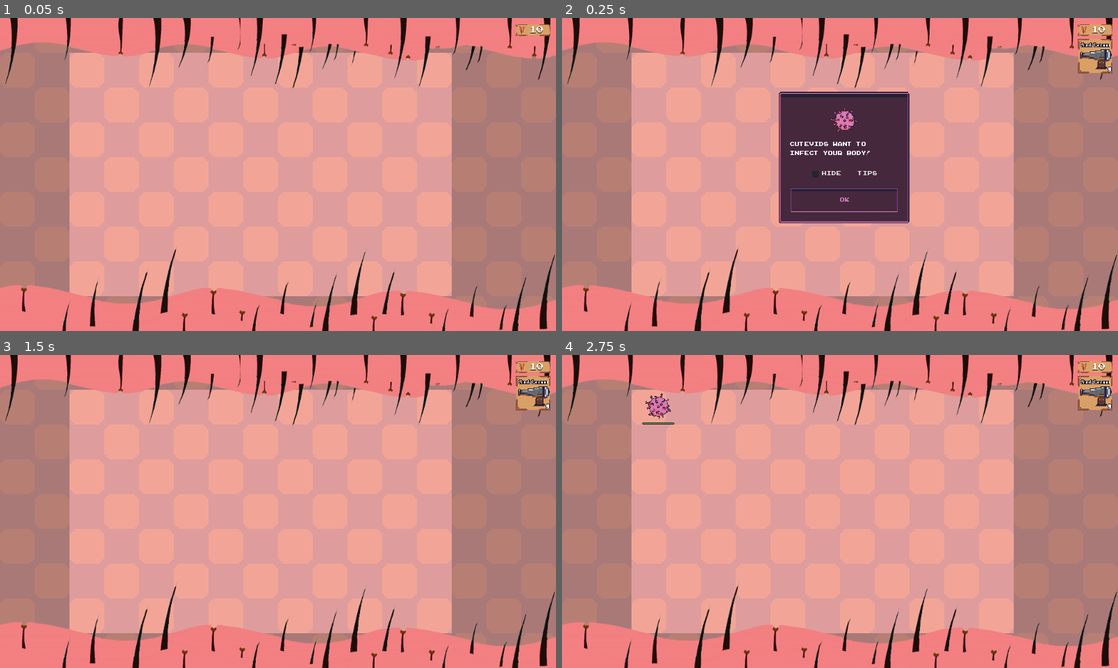
Above: before the commit, frames 1-4 (two rows, left to right).
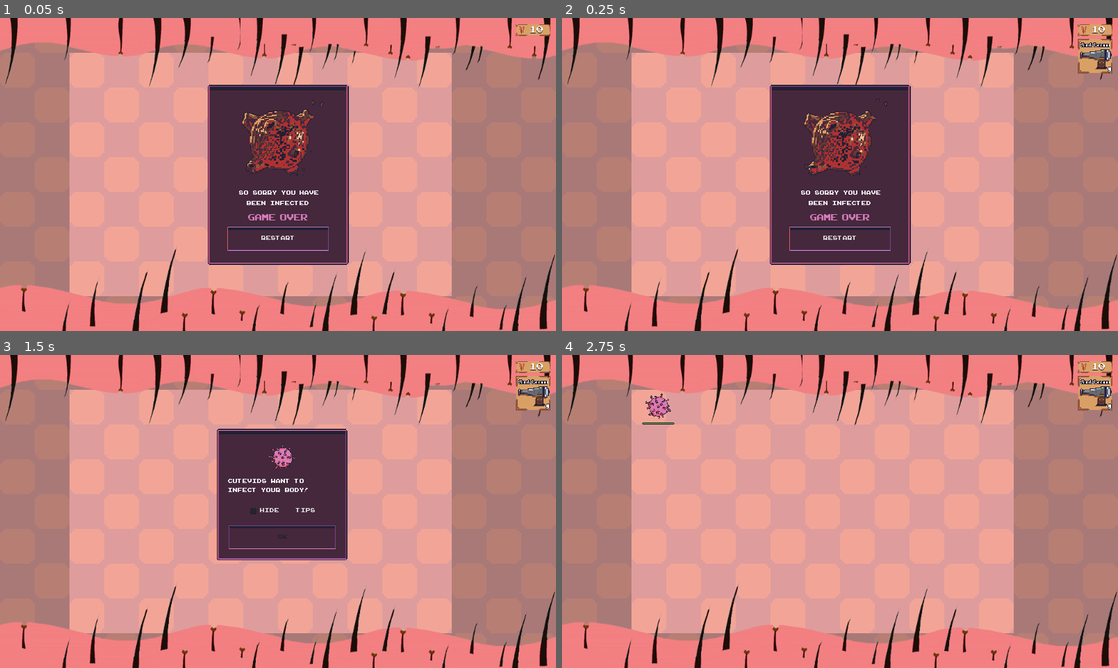
Above: after the commit, the same moments.

Repository: TeamKebab/GodotWildJam23
Game: Godot game, scene res://src/Main.tscn
Same seed, same stepped clock (60 frames per second), same inputs: the game is played once before the commit and once after it. Sound files missing from this copy of the repository are replaced by a short silence.
Inputs (mouse positions are in pixels of both pictures, inside the frame that each line leads up to):
- Up to frame 1 (0.05 s): no input
- Up to frame 2 (0.25 s): no input
- Up to frame 3 (1.5 s): click (278, 574) at 0.5 s, where only the run after the commit has a clickable "Restart"; click "Ok" at 1.25 s
- Up to frame 4 (2.75 s): click (845, 536) at 2 s, where only the run after the commit has a clickable "Ok"

The runs differ from the first frame. In frame 1, 15% of the frame differs, in the area x 37-63%, y 21-79%; in frame 2, 7.7%; in frame 3, 9.9%; in frame 4, nothing differs.

Commit message:
game over

Diff:
--- a/src/Main.tscn
+++ b/src/Main.tscn
@@ -18,6 +18,7 @@
 [ext_resource path="res://src/Main.gd" type="Script" id=16]
 [ext_resource path="res://src/entities/defenses/HairPlaceholder.tscn" type="PackedScene" id=17]
 [ext_resource path="res://src/resources/SnotCanonCard.tres" type="Texture" id=18]
+[ext_resource path="res://assets/sprites/queen-vid.png" type="Texture" id=19]
 [ext_resource path="res://src/resources/SnotWallCard.tres" type="Texture" id=21]
 [ext_resource path="res://src/resources/NoseHairCard.tres" type="Texture" id=23]
 [ext_resource path="res://src/resources/StickyCannonCard.tres" type="Texture" id=25]
@@ -31,6 +32,62 @@
 [ext_resource path="res://assets/sfx/defense_placement.wav" type="AudioStream" id=36]
 [ext_resource path="res://src/resources/arcade-font-big.tres" type="DynamicFont" id=37]
 [ext_resource path="res://src/resources/TooltipPanel.tres" type="StyleBox" id=38]
+
+[sub_resource type="AtlasTexture" id=1]
+atlas = ExtResource( 19 )
+region = Rect2( 0, 0, 192, 192 )
+
+[sub_resource type="AtlasTexture" id=2]
+atlas = ExtResource( 19 )
+region = Rect2( 192, 0, 192, 192 )
+
+[sub_resource type="AtlasTexture" id=3]
+atlas = ExtResource( 19 )
+region = Rect2( 384, 0, 192, 192 )
+
+[sub_resource type="AtlasTexture" id=4]
+atlas = ExtResource( 19 )
+region = Rect2( 576, 0, 192, 192 )
+
+[sub_resource type="AtlasTexture" id=5]
+atlas = ExtResource( 19 )
+region = Rect2( 768, 0, 192, 192 )
+
+[sub_resource type="AtlasTexture" id=6]
+atlas = ExtResource( 19 )
+region = Rect2( 960, 0, 192, 192 )
+
+[sub_resource type="AtlasTexture" id=7]
+atlas = ExtResource( 19 )
+region = Rect2( 1152, 0, 192, 192 )
+
+[sub_resource type="AtlasTexture" id=8]
+atlas = ExtResource( 19 )
+region = Rect2( 1344, 0, 192, 192 )
+
+[sub_resource type="AtlasTexture" id=9]
+atlas = ExtResource( 19 )
+region = Rect2( 1536, 0, 192, 192 )
+
+[sub_resource type="AtlasTexture" id=10]
+atlas = ExtResource( 19 )
+region = Rect2( 1728, 0, 192, 192 )
+
+[sub_resource type="AtlasTexture" id=11]
+atlas = ExtResource( 19 )
+region = Rect2( 1920, 0, 192, 192 )
+
+[sub_resource type="AtlasTexture" id=12]
+atlas = ExtResource( 19 )
+region = Rect2( 2112, 0, 192, 192 )
+
+[sub_resource type="SpriteFrames" id=13]
+animations = [ {
+"frames": [ SubResource( 1 ), SubResource( 2 ), SubResource( 3 ), SubResource( 4 ), SubResource( 5 ), SubResource( 6 ), SubResource( 7 ), SubResource( 8 ), SubResource( 9 ), SubResource( 10 ), SubResource( 11 ), SubResource( 12 ) ],
+"loop": true,
+"name": "default",
+"speed": 5.0
+} ]
 
 [node name="Game" type="Node"]
 script = ExtResource( 16 )
@@ -306,15 +363,14 @@
 
 [node name="GameOverPanel" type="PanelContainer" parent="GUI"]
 pause_mode = 2
-visible = false
 anchor_left = 0.5
 anchor_top = 0.5
 anchor_right = 0.5
 anchor_bottom = 0.5
 margin_left = -129.5
-margin_top = -101.5
+margin_top = -165.5
 margin_right = 129.5
-margin_bottom = 101.5
+margin_bottom = 165.5
 size_flags_horizontal = 4
 size_flags_vertical = 6
 custom_styles/panel = ExtResource( 38 )
@@ -326,24 +382,37 @@
 margin_left = 15.0
 margin_top = 15.0
 margin_right = 244.0
-margin_bottom = 188.0
+margin_bottom = 316.0
 custom_constants/margin_right = 20
-custom_constants/margin_top = 20
+custom_constants/margin_top = 10
 custom_constants/margin_left = 20
-custom_constants/margin_bottom = 20
+custom_constants/margin_bottom = 10
 
 [node name="VBoxContainer" type="VBoxContainer" parent="GUI/GameOverPanel/MarginContainer"]
 margin_left = 20.0
-margin_top = 20.0
+margin_top = 10.0
 margin_right = 209.0
-margin_bottom = 153.0
+margin_bottom = 291.0
 rect_clip_content = true
 alignment = 2
 
+[node name="MarginContainer" type="MarginContainer" parent="GUI/GameOverPanel/MarginContainer/VBoxContainer"]
+margin_right = 189.0
+margin_bottom = 160.0
+custom_constants/margin_right = 180
+custom_constants/margin_top = 160
+custom_constants/margin_left = 0
+
+[node name="AnimatedSprite" type="AnimatedSprite" parent="GUI/GameOverPanel/MarginContainer/VBoxContainer/MarginContainer"]
+position = Vector2( 96, 70 )
+frames = SubResource( 13 )
+frame = 1
+playing = true
+
 [node name="Label2" type="Label" parent="GUI/GameOverPanel/MarginContainer/VBoxContainer"]
-margin_top = 16.0
+margin_top = 164.0
 margin_right = 189.0
-margin_bottom = 53.0
+margin_bottom = 201.0
 custom_fonts/font = ExtResource( 34 )
 custom_colors/font_color = Color( 1, 1, 1, 1 )
 text = "So sorry, you have been infected"
@@ -351,9 +420,9 @@
 autowrap = true
 
 [node name="Label" type="Label" parent="GUI/GameOverPanel/MarginContainer/VBoxContainer"]
-margin_top = 57.0
+margin_top = 205.0
 margin_right = 189.0
-margin_bottom = 82.0
+margin_bottom = 230.0
 custom_fonts/font = ExtResource( 37 )
 custom_colors/font_color = Color( 0.843137, 0.482353, 0.729412, 1 )
 text = "Game Over"
@@ -362,11 +431,13 @@
 autowrap = true
 
 [node name="RestartButton" type="Button" parent="GUI/GameOverPanel/MarginContainer/VBoxContainer"]
-margin_top = 86.0
+margin_top = 234.0
 margin_right = 189.0
-margin_bottom = 133.0
+margin_bottom = 281.0
 grow_horizontal = 0
 grow_vertical = 0
+custom_styles/hover = ExtResource( 38 )
+custom_styles/pressed = ExtResource( 38 )
 custom_styles/normal = ExtResource( 38 )
 custom_fonts/font = ExtResource( 34 )
 text = "Restart"
Not shown: 1 places in src/Main.tscn that only renumber resources
